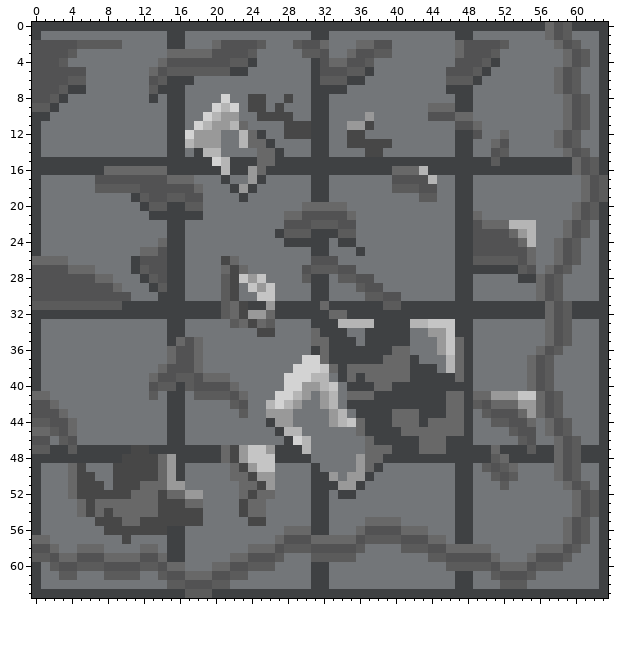
Pixel-art sprite, stored at Assets/Level/WALL_tunnel_left_frame.png. Above is the file before it was changed.
The file is 64x64 pixels. Colours within 5 levels of each other are drawn and written as one.
The result:
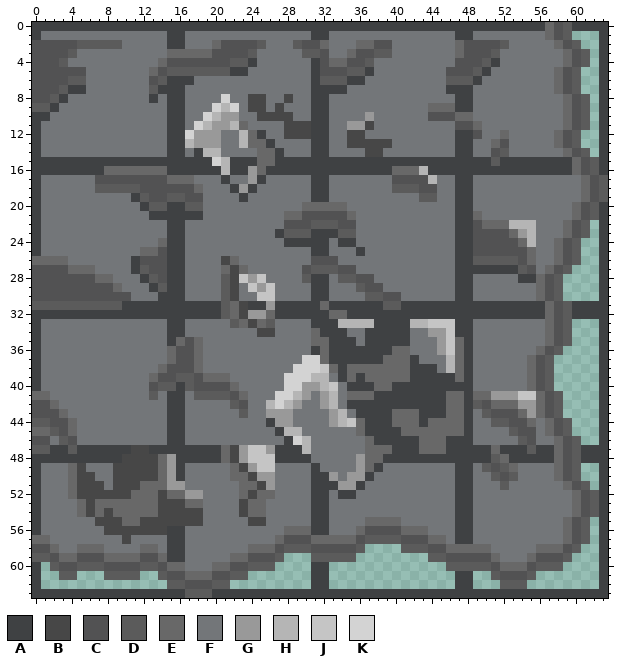
Palette (. is transparent): A #3f4143  B #474747  C #525253  D #5b5b5b  E #686868  F #737679  G #999999  H #b5b5b5  J #c5c5c5  K #d3d3d3
Edits made:
{"y":1,"x":60,"old":"FFF","new":"..."}
{"y":2,"x":61,"old":"FF","new":".."}
{"y":3,"x":62,"old":"F","new":"."}
{"y":4,"x":62,"old":"F","new":"."}
{"y":5,"x":61,"old":"FF","new":".."}
{"y":6,"x":61,"old":"FF","new":".."}
{"y":7,"x":61,"old":"FF","new":".."}
{"y":8,"x":62,"old":"F","new":"."}
{"y":9,"x":62,"old":"F","new":"."}
{"y":10,"x":62,"old":"F","new":"."}
{"y":11,"x":62,"old":"F","new":"."}
{"y":12,"x":61,"old":"FF","new":".."}
{"y":13,"x":61,"old":"FF","new":".."}
{"y":14,"x":62,"old":"F","new":"."}
{"y":22,"x":62,"old":"F","new":"."}
{"y":23,"x":62,"old":"F","new":"."}
{"y":24,"x":61,"old":"FF","new":".."}
{"y":25,"x":61,"old":"FF","new":".."}
{"y":26,"x":61,"old":"FF","new":".."}
{"y":27,"x":60,"old":"FFF","new":"..."}
{"y":28,"x":59,"old":"FFFF","new":"...."}
{"y":29,"x":59,"old":"FFFF","new":"...."}
{"y":30,"x":59,"old":"FFFF","new":"...."}
{"y":33,"x":60,"old":"FFF","new":"..."}
{"y":34,"x":60,"old":"FFF","new":"..."}
{"y":35,"x":60,"old":"FFF","new":"..."}
{"y":36,"x":59,"old":"FFFF","new":"...."}
{"y":37,"x":58,"old":"FFFFF","new":"....."}
{"y":38,"x":58,"old":"FFFFF","new":"....."}
{"y":39,"x":58,"old":"FFFFF","new":"....."}
{"y":40,"x":58,"old":"FFFFF","new":"....."}
{"y":41,"x":59,"old":"FFFF","new":"...."}
{"y":42,"x":59,"old":"FFFF","new":"...."}
{"y":43,"x":59,"old":"FFFF","new":"...."}
{"y":44,"x":60,"old":"FFF","new":"..."}
{"y":45,"x":60,"old":"FFF","new":"..."}
{"y":46,"x":61,"old":"FF","new":".."}
{"y":49,"x":61,"old":"FF","new":".."}
{"y":50,"x":61,"old":"FF","new":".."}
{"y":51,"x":62,"old":"F","new":"."}
{"y":55,"x":62,"old":"F","new":"."}
{"y":56,"x":62,"old":"F","new":"."}
{"y":57,"x":62,"old":"F","new":"."}
{"y":58,"x":37,"old":"FFFF","new":"...."}
{"y":58,"x":61,"old":"FF","new":".."}
{"y":59,"x":28,"old":"FFF","new":"..."}
{"y":59,"x":36,"old":"FFFFFFFF","new":"........"}
{"y":59,"x":60,"old":"FFF","new":"..."}
{"y":60,"x":1,"old":"F","new":"."}
{"y":60,"x":27,"old":"FFFF","new":"...."}
{"y":60,"x":33,"old":"FFFFFFFFFFFFF","new":"............."}
{"y":60,"x":59,"old":"FFFF","new":"...."}
{"y":61,"x":1,"old":"FF","new":".."}
{"y":61,"x":5,"old":"FFF","new":"..."}
{"y":61,"x":12,"old":"FF","new":".."}
{"y":61,"x":24,"old":"FFFFFFF","new":"......."}
{"y":61,"x":33,"old":"FFFFFFFFFFFFFF","new":".............."}
{"y":61,"x":49,"old":"FF","new":".."}
{"y":61,"x":56,"old":"FFFFFFF","new":"......."}
{"y":62,"x":1,"old":"FFFFFFFFFFFFFF","new":".............."}
{"y":62,"x":22,"old":"FFFFFFFFF","new":"........."}
{"y":62,"x":33,"old":"FFFFFFFFFFFFFF","new":".............."}
{"y":62,"x":49,"old":"FFF","new":"..."}
{"y":62,"x":55,"old":"FFFFFFFF","new":"........"}
{"label":"erased","picture_box":[572,31,599,157]}
{"label":"erased","picture_box":[230,220,599,589]}
{"label":"erased","picture_box":[41,562,167,589]}
